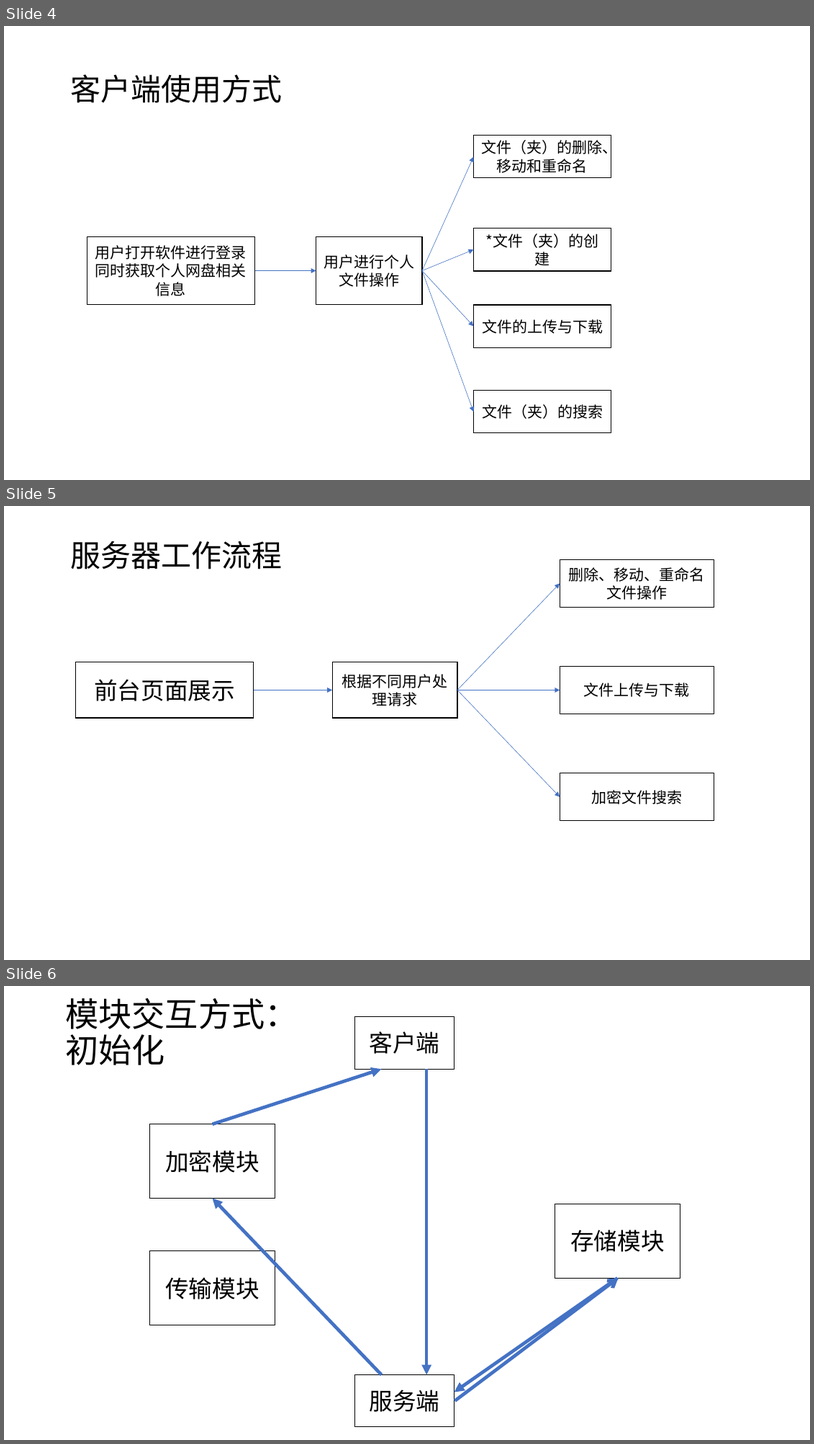
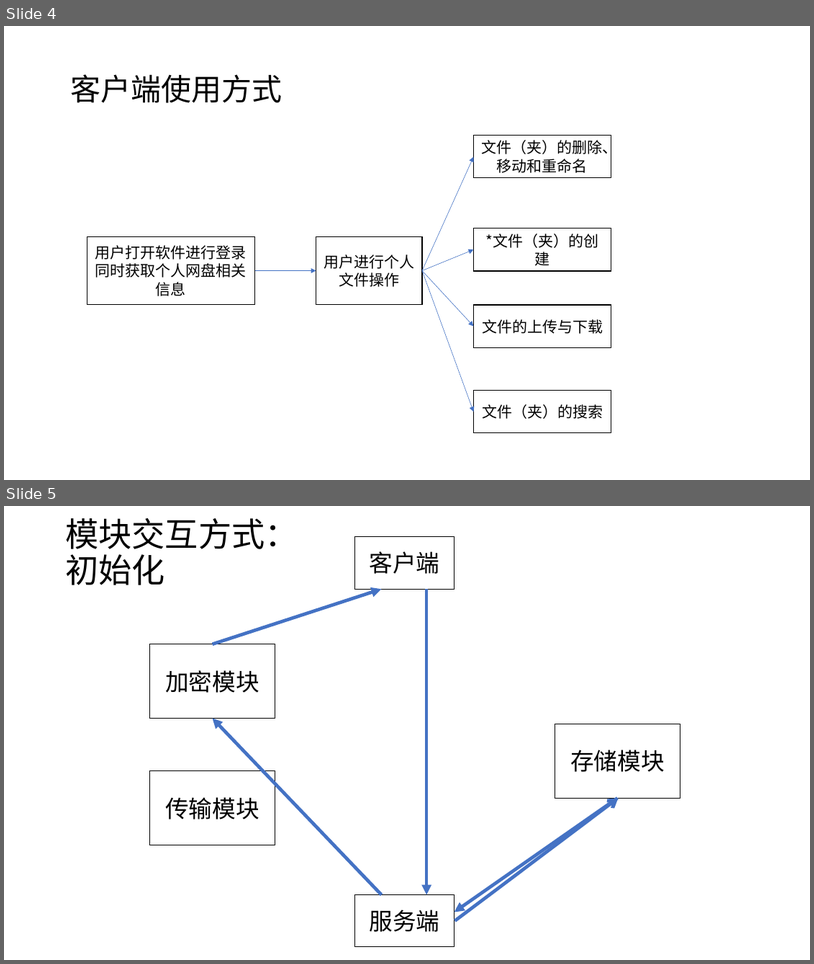
Before and after one commit to royalvald/MediumTest, a slide deck: 基于加密搜索的可靠在线文件管理系统.pptx. Shown one above the other, each under a label of ours: slides 4, 5 and 6 before the commit, slides 4 and 5 after it. The pictures are 814x1444 and 814x964 pixels, drawn with LibreOffice and Linux fonts; fonts in the diff are those of the drawing. Boxes give left, top, right and bottom in pixels: in the first picture for what was removed or moved away, otherwise in the second. Text is boxed around its words. In the diff, an @@ line names an element or a change of style, - is before the commit and + after.

```diff
--- a/基于加密搜索的可靠在线文件管理系统.pptx
+++ b/基于加密搜索的可靠在线文件管理系统.pptx
@@ slide 5 removed at (4,506,810,960), background #FFFFFF @@
@@ text removed at (70,541,282,569) @@
-服务器工作流程
@@ rectangle removed at (560,559,714,607) @@
-删除、移动、重命名文件操作
@@ arrow removed from (458, 690) to (560, 584) @@
@@ rectangle removed at (76,662,254,718) @@
-前台页面展示
@@ rectangle removed at (332,662,458,718) @@
-根据不同用户处理请求
@@ rectangle removed at (560,667,714,714) @@
-文件上传与下载
@@ arrow removed from (254, 690) to (332, 690) @@
@@ arrow removed from (458, 690) to (560, 690) @@
@@ arrow removed from (458, 690) to (560, 797) @@
@@ rectangle removed at (560,773,714,821) @@
-加密文件搜索
@@ what was slide 6 is now slide 5 @@
```
Also in this commit, not shown: 5 slides changed.
